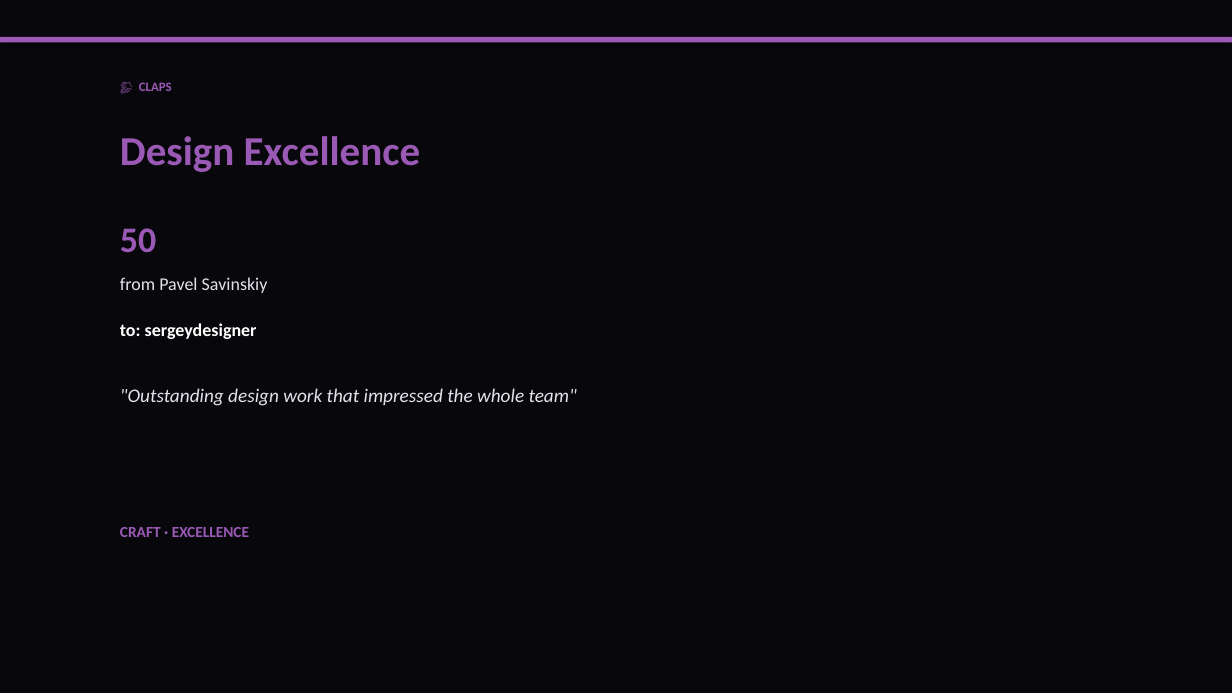
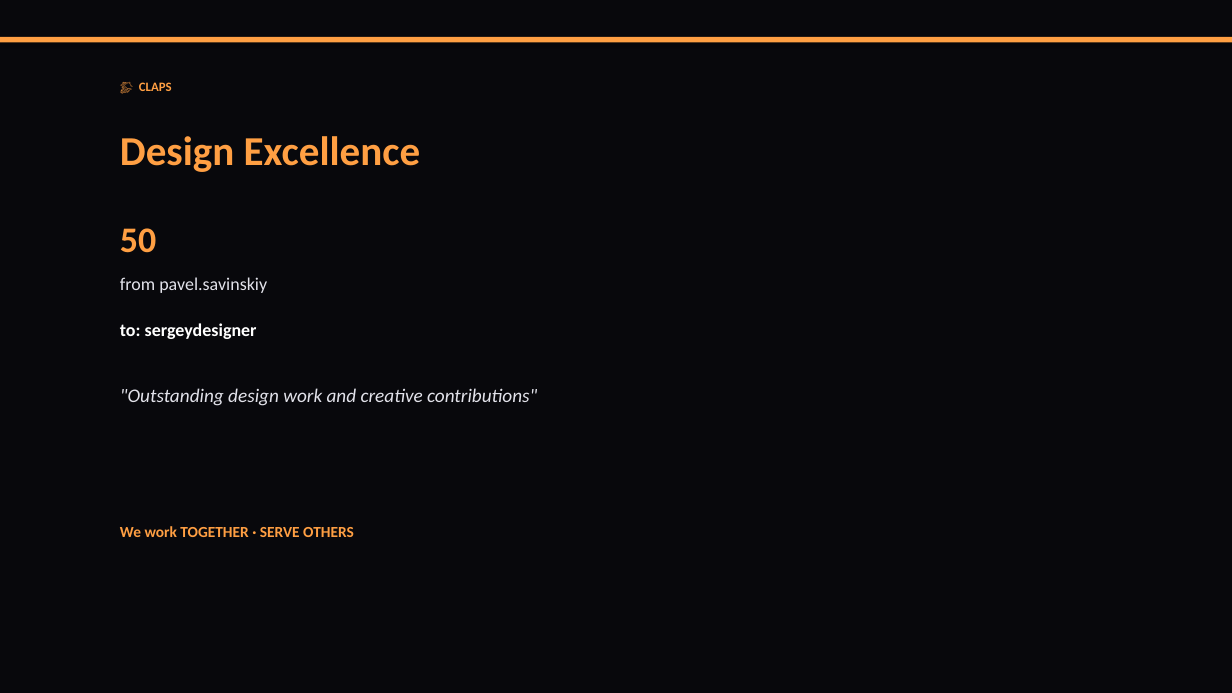
Before and after one commit to liliyagarifullina-maker/appodeal-pulse, a slide deck: slide 6 of data/archive/pulse_2026-03-12.pptx (slide 5 before the commit). Drawn at 1232x693 pixels with LibreOffice and Linux fonts; fonts in the diff are those of the drawing. Boxes give left, top, right and bottom in pixels: in the first picture for what was removed or moved away, otherwise in the second. Text is boxed around its words. In the diff, an @@ line names an element or a change of style, - is before the commit and + after.

```diff
--- a/data/archive/pulse_2026-03-12.pptx
+++ b/data/archive/pulse_2026-03-12.pptx
@@ rectangle at (x1=0, y1=37, x2=1232, y2=43): fill #9B59B6 to #FF9F43 @@
@@ text colour #9B59B6 to #FF9F43 in 3 elements at (x1=139, y1=82, x2=172, y2=91), (x1=120, y1=136, x2=420, y2=172), (x1=120, y1=228, x2=156, y2=253) @@
@@ text at (x1=120, y1=277, x2=267, y2=293): text changed @@
-from Pavel Savinskiy
+from pavel.savinskiy
@@ text at (x1=120, y1=388, x2=537, y2=406): text changed @@
-"Outstanding design work that impressed the whole team"
+"Outstanding design work and creative contributions"
@@ text at (x1=120, y1=526, x2=354, y2=537): text changed; text colour #9B59B6 to #FF9F43 @@
-CRAFT · EXCELLENCE
+We work TOGETHER · SERVE OTHERS
```
Also in this commit, not shown: 12 other slides changed, 4 slides added, 5 slides removed, 2 other files.
